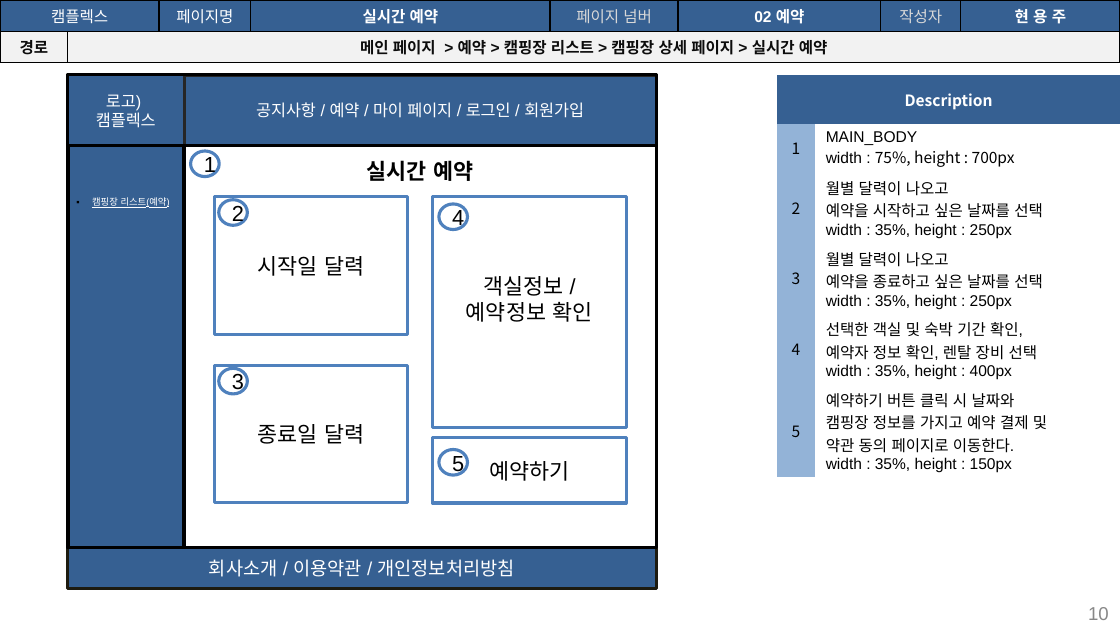
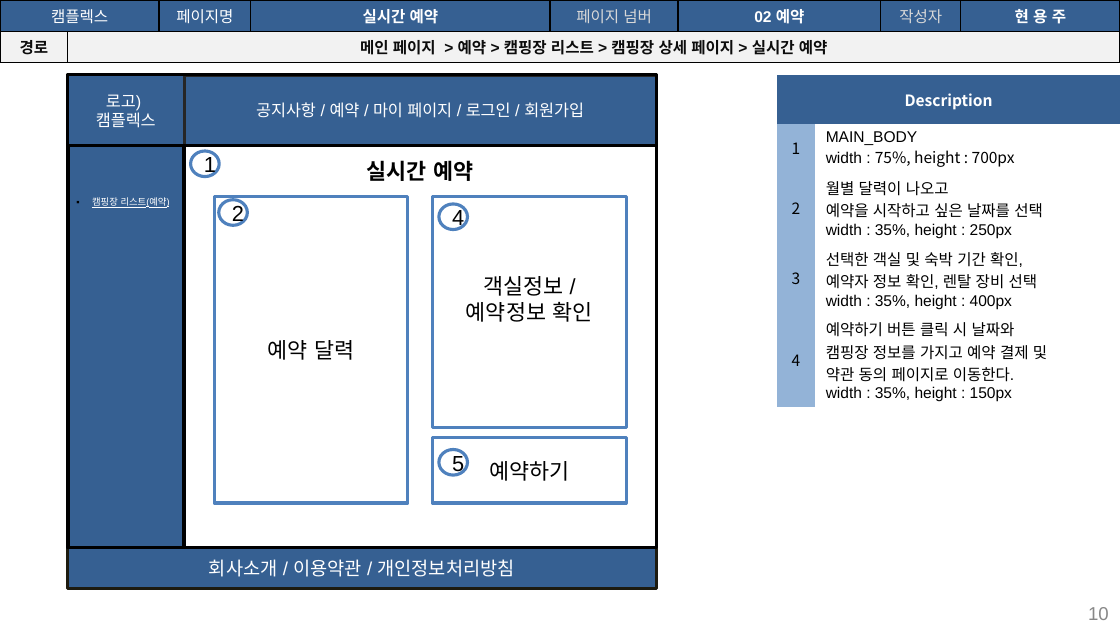
Before and after one commit to seoulsudal/CamFlexProject, a slide deck: slide 10 of 프로젝트 산출물/9. 스토리보드/캠플렉스 사용자_스토리보드.pptx. Drawn at 1120x630 pixels with LibreOffice and Linux fonts; fonts in the diff are those of the drawing. Boxes give left, top, right and bottom in pixels: in the first picture for what was removed or moved away, otherwise in the second. Text is boxed around its words. In the diff, an @@ line names an element or a change of style, - is before the commit and + after.

Commit message:
캠핑장 리스트 -> 예약 페이지 이동까지 확인

```diff
--- a/프로젝트 산출물/9. 스토리보드/캠플렉스 사용자_스토리보드.pptx
+++ b/프로젝트 산출물/9. 스토리보드/캠플렉스 사용자_스토리보드.pptx
@@ table at (777,75,1120,406) @@
-row 4: 3 | 월별 달력이 나오고 / 예약을 종료하고 싶은 날짜를 선택 / width : 35%, height : 250px
-row 5: 4 | 선택한 객실 및 숙박 기간 확인, / 예약자 정보 확인, 렌탈 장비 선택 / width : 35%, height : 400px
-row 6: 5 | 예약하기 버튼 클릭 시 날짜와 / 캠핑장 정보를 가지고 예약 결제 및 / 약관 동의 페이지로 이동한다. / width : 35%, height : 150px
+row 4: 3 | 선택한 객실 및 숙박 기간 확인, / 예약자 정보 확인, 렌탈 장비 선택 / width : 35%, height : 400px
+row 5: 4 | 예약하기 버튼 클릭 시 날짜와 / 캠핑장 정보를 가지고 예약 결제 및 / 약관 동의 페이지로 이동한다. / width : 35%, height : 150px
@@ rectangle "예약 달력": place and size @@
-rectangle "예약 달력" at (214,196,408,334)
+rectangle "예약 달력" at (214,196,408,503)
@@ text in rectangle at (268,340,354,360): text changed @@
-시작일 달력
+예약 달력
@@ rectangle removed at (214,365,408,503) @@
-종료일 달력
@@ ellipse removed at (218,368,248,394) @@
-3
```
Also in this commit, not shown: 24 other files.
